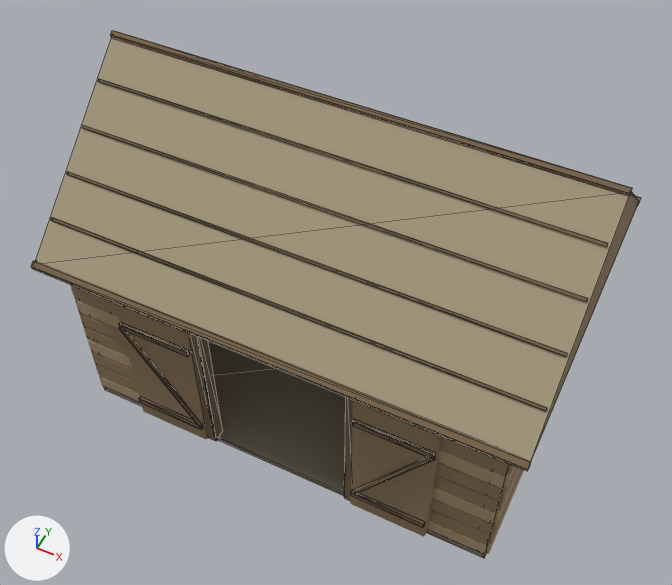
Two versions of the glTF model assets/3d/models/buildings/barn.glb, one commit apart.
Before and after are seen from a 50 mm camera at (3.74, -7.78, 11.32) aimed at (0.05, -0.41, 2.11). Arrows for +X, +Y and +Z are at lower left; the lights stay in place. The picture after the commit comes second. Mesh edges are drawn as thin lines on the coarser meshes. Vertices at exactly the same position are counted once.

Before the edit, the objects in view are built like this:
```python
me_barn_closed_roof = bpy.data.meshes.new('Barn_closed_roof')
me_barn_closed_roof.from_pydata([(-3.24, -2.27, 2.85), (3.24, -2.27, 2.85), (3.24, 2.27, 2.85), (-3.24, 2.27, 2.85), (-3.24, 0.0, 4.85), (3.24, 0.0, 4.85)], [], [(0, 1, 5), (0, 5, 4), (3, 4, 5), (3, 5, 2), (3, 2, 1), (3, 1, 0), (0, 4, 3), (1, 2, 5)])
for i in [6, 7]: me_barn_closed_roof.polygons[i].material_index = 1
me_barn_closed_roof.materials.append(mat_settlement_thatch)  # beige #a89d80
me_barn_closed_roof.materials.append(mat_oak)  # brown #937c5d
me_cube_198 = bpy.data.meshes.new('Cube.198')
me_cube_198.from_pydata(...)  # a box spanning x -3.0..3.0, y -2.0..2.0, z 0.0..0.1
me_cube_198.materials.append(mat_settlement_earth)  # yellow #817965
me_cube_199 = bpy.data.meshes.new('Cube.199')
me_cube_199.from_pydata(...)  # 324 vertices, 552 faces; spans x -3.24..3.24, y -2.33..2.33, z 0.09..4.9
me_cube_199.materials.append(mat_oak_dark)  # brown #79654b
ob_barn_oak_dark = bpy.data.objects.new('barn_oak_dark', me_cube_199)
ob_barn_oak_dark.location = (0.0, 0.0, 0.0)
ob_barn_settlement_earth = bpy.data.objects.new('barn_settlement_earth', me_cube_198)
ob_barn_settlement_earth.location = (0.0, 0.0, 0.0)
ob_barn_settlement_thatch = bpy.data.objects.new('barn_settlement_thatch', me_barn_closed_roof)
ob_barn_settlement_thatch.location = (0.0, 0.0, 0.0)
# also in view: 'barn_oak' at (0.0, -0.05, 1.38); 'barn_oak_light' at (0.0, 0.0, 1.11)
```
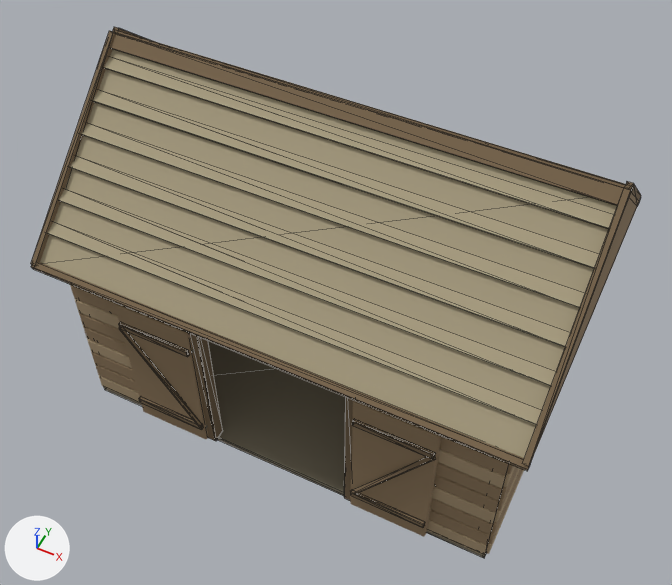
Boxes (x1, y1, x2, y2) around the edits, measured in the pictures (672 x 585 px; the box of a moved part takes in the faces that stretch with it):
```json
{"object": "barn_settlement_thatch", "change": "reshaped", "before": [36, 37, 639, 461], "after": [40, 49, 639, 461]}
{"object": "barn_oak_dark", "change": "reshaped", "before": [31, 30, 641, 555], "after": [31, 27, 641, 555]}
{"part": 1, "of": "me_cube_199", "change": "deleted", "before": [51, 217, 547, 411]}
{"part": 2, "of": "me_cube_199", "change": "moved or reshaped", "before": [66, 30, 633, 357], "after": [31, 27, 641, 467]}
{"part": 3, "of": "me_barn_closed_roof", "change": "added", "after": [48, 56, 614, 425]}
```

The change, as JSON lines over the scene's bpy script:
```json
{"block": "me_cube_199", "where": "# used by ob_barn_oak_dark; location = (0.0, 0.0, 0.0)"}
{"op": "remove", "block": "me_cube_199", "code": "me_cube_199.from_pydata(...)  # 324 vertices, 552 faces; spans x -3.24..3.24, y -2.33..2.33, z 0.09..4.9"}
{"op": "add", "block": "me_cube_199", "code": "me_cube_199.from_pydata(...)  # 298 vertices, 512 faces; spans x -3.24..3.24, y -2.33..2.33, z 0.09..4.93"}
{"block": "me_cube_199", "change": "me_cube_199 part 1: the loose piece of 8 vertices spanning x -3.2..3.2, y -1.84..-1.79, z 3.24..3.29 is deleted"}
{"block": "me_cube_199", "change": "me_cube_199 part 2"}
{"block": "me_cube_199", "change": "46 vertices are removed from x -3.24..3.24, y -1.39..0.93, z 3.64..4.9"}
{"block": "me_cube_199", "change": "76 faces are deleted"}
{"block": "me_cube_199", "change": "4 vertices move from x -3.2, y -1.34..0.93, z 3.67..4.47 to x -3.24, y -2.22..2.22, z 2.79..4.87"}
{"block": "me_cube_199", "change": "20 vertices are added at x -3.24..3.17, y -2.32..2.32, z 2.79..4.93"}
{"block": "me_cube_199", "change": "16 new vertices lie (0.07, 0.0, 0.0) away from vertices in x -3.24..3.17, y -2.32..2.32, z 2.79..4.93"}
{"block": "me_cube_199", "change": "8 new vertices lie (6.48, 0.0, 0.0) away from vertices in x -3.24..-3.2, y -0.88..0.48, z 4.07..4.9"}
{"block": "me_cube_199", "change": "72 new faces join them"}
{"block": "me_cube_199", "change": "other edits to the shape of me_cube_199 do not show in these pictures"}
{"block": "me_barn_closed_roof", "where": "# used by ob_barn_settlement_thatch; location = (0.0, 0.0, 0.0)"}
{"op": "remove", "block": "me_barn_closed_roof", "code": "me_barn_closed_roof.from_pydata(...)  # 6 vertices, 8 faces; spans x -3.24..3.24, y -2.27..2.27, z 2.85..4.85"}
{"op": "add", "block": "me_barn_closed_roof", "code": "me_barn_closed_roof.from_pydata(...)  # 78 vertices, 104 faces; spans x -3.24..3.24, y -2.27..2.27, z 2.85..4.85"}
{"block": "me_barn_closed_roof", "change": "me_barn_closed_roof part 3"}
{"block": "me_barn_closed_roof", "change": "36 vertices are added at x -3.21, y -1.98..1.98, z 3.14..4.67"}
{"block": "me_barn_closed_roof", "change": "36 new vertices lie (6.42, 0.0, 0.0) away from vertices in x -3.21, y -1.98..1.98, z 3.14..4.67"}
{"block": "me_barn_closed_roof", "change": "72 new faces join them, mat_settlement_thatch (beige #a89d80)"}
{"block": "me_barn_closed_roof", "change": "24 new faces join them, mat_oak_dark (brown #79654b)"}
{"op": "add", "block": "me_barn_closed_roof", "code": "me_barn_closed_roof.materials.append(mat_oak_dark)  # brown #79654b"}
```
